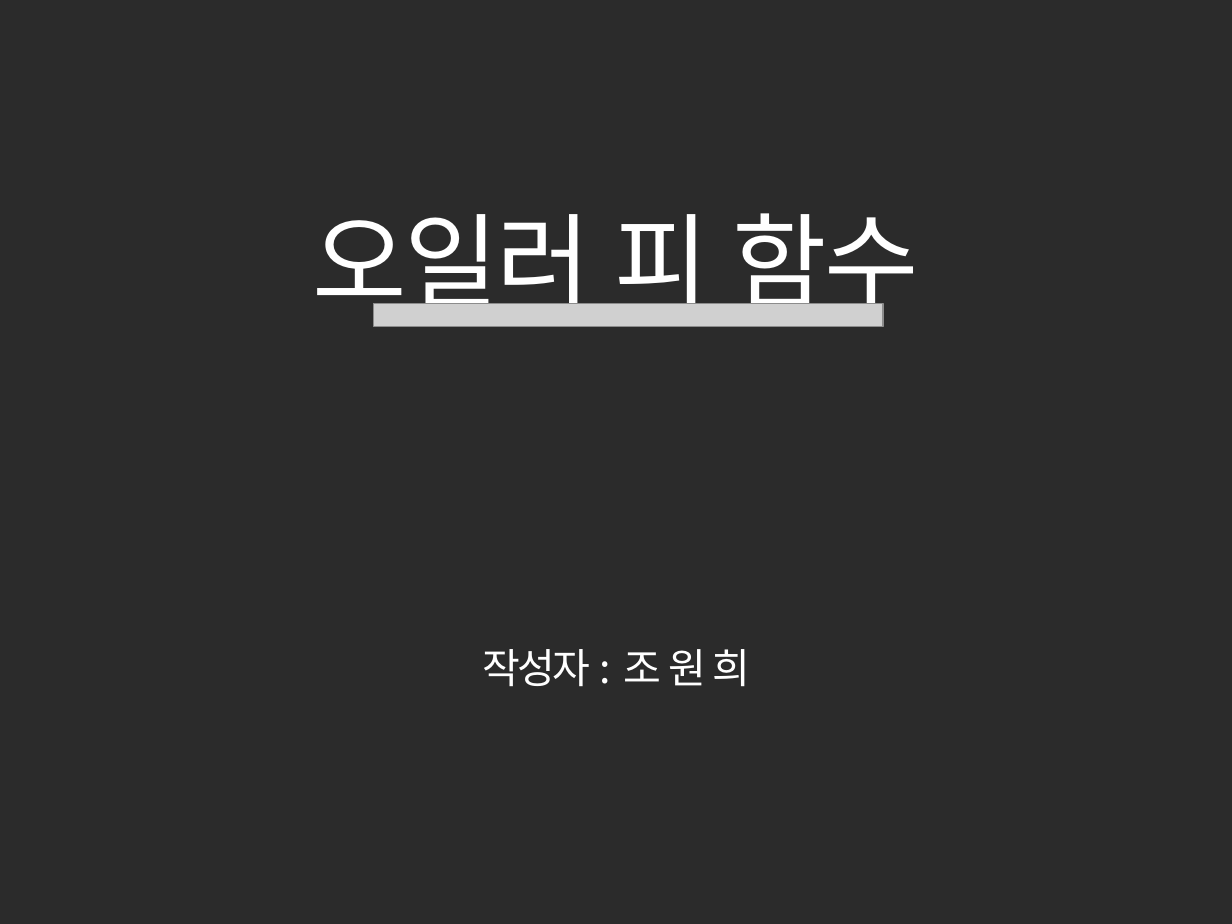
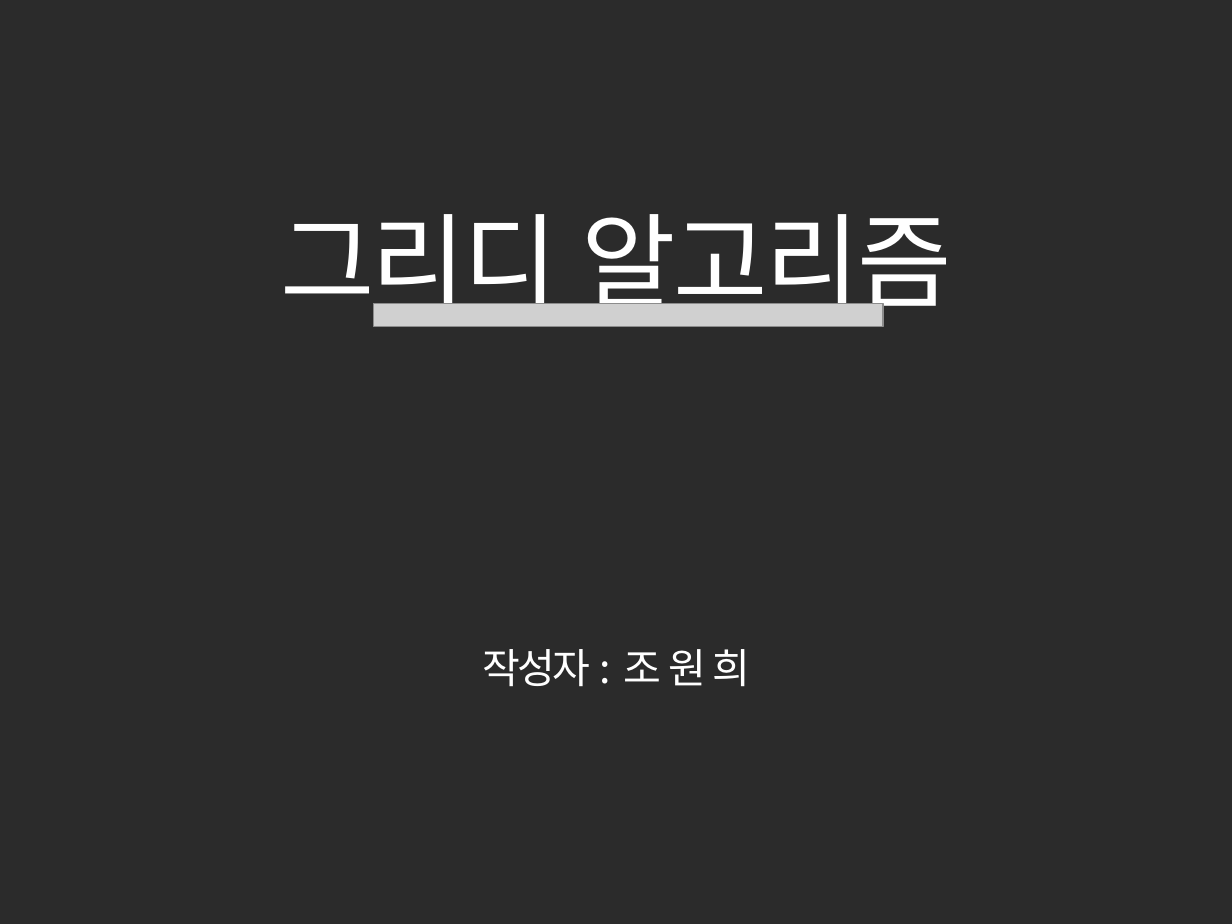
Before and after one commit to wonny-Jo/algorithm, a slide deck: slide 1 of 알고리즘 정리/그리디 알고리즘/그리디 알고리즘.pptx. Drawn at 1232x924 pixels with LibreOffice and Linux fonts; fonts in the diff are those of the drawing; grey boxes stand for pictures; background and template pictures are left out; a plain dark background stands for a picture behind light text. Boxes give left, top, right and bottom in pixels: in the first picture for what was removed or moved away, otherwise in the second. Text is boxed around its words. In the diff, an @@ line names an element or a change of style, - is before the commit and + after.

```diff
--- a/알고리즘 정리/그리디 알고리즘/그리디 알고리즘.pptx
+++ b/알고리즘 정리/그리디 알고리즘/그리디 알고리즘.pptx
@@ text at (280, 214, 952, 325): text changed @@
-오일러 피 함수
+그리디 알고리즘
```
Also in this commit, not shown: 3 other slides changed, 5 slides added, 3 slides removed.
